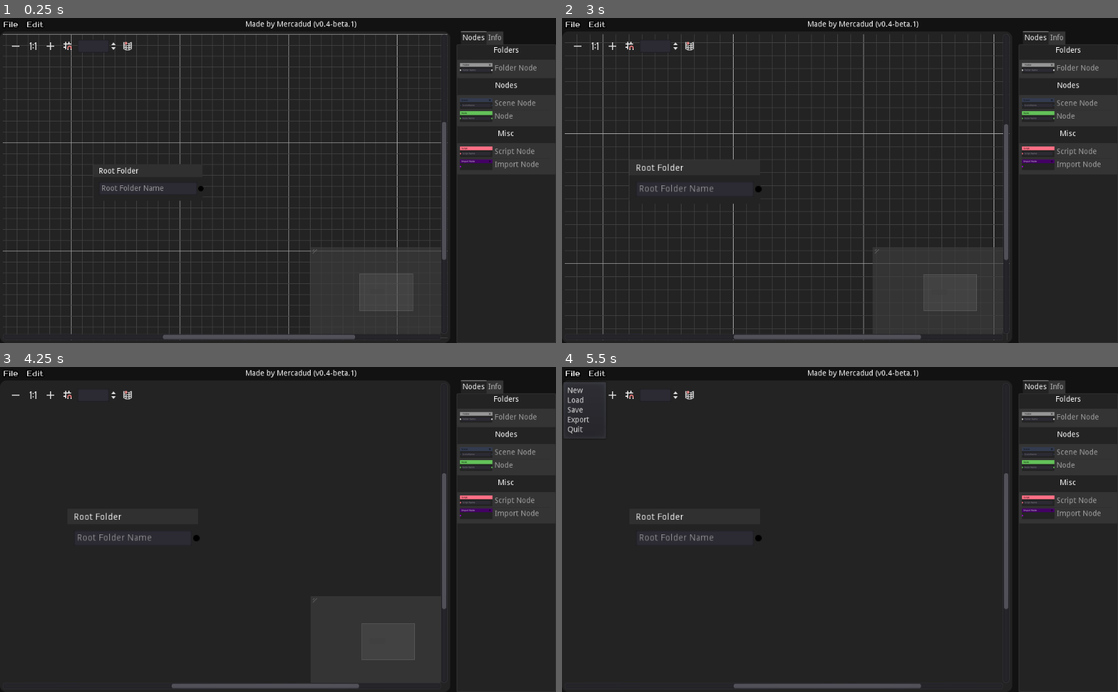
Above: before the commit, frames 1-4 (two rows, left to right).
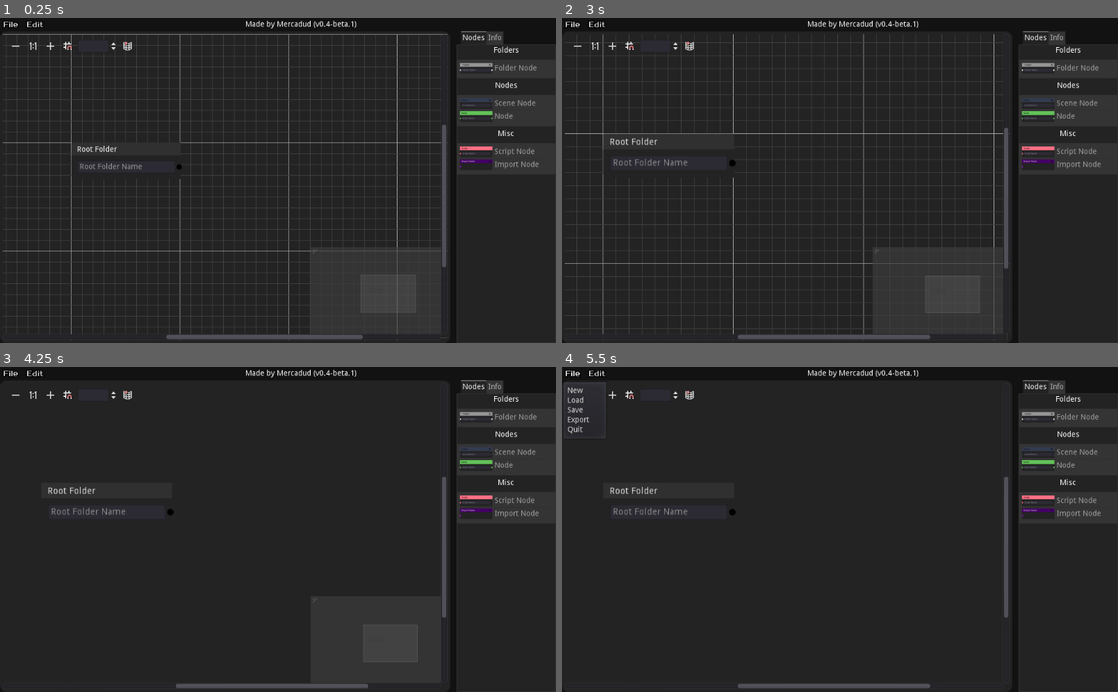
Above: after the commit, the same moments.

Repository: Mercadud/Godot-Project-Planner-Exporter
Game: Godot game, scene res://Scenes/Pages/Main Page.tscn
The game is run twice, just before and just after one commit, with the same random seed, the same clock (stepped at 60 frames per second) and the same inputs.
Inputs (mouse positions are in pixels of both pictures, inside the frame that each line leads up to):
- Up to frame 1 (0.25 s): no input
- Up to frame 2 (3 s): click "File" at 0.5 s; click "Edit" at 1.25 s; click (578, 47) at 2 s; click (612, 47) at 2.75 s
- Up to frame 3 (4.25 s): click (66, 396) at 3.5 s
- Up to frame 4 (5.5 s): click (689, 396) at 4.25 s; click "File" at 5 s

The runs differ from the first frame. In frame 1, 0.6% of the frame differs, in the area x 12-81%, y 32-99%; in frame 2, 0.7%, in the area x 7-81%, y 32-99%; in frame 3, 0.6%; in frame 4, 0.6%.

Commit message:
drag and drop capabilities

Diff:
--- a/Scenes/Pages/Main Page.tscn
+++ b/Scenes/Pages/Main Page.tscn
@@ -17,6 +17,8 @@
 [ext_resource path="res://Script/Tree/editor/Script.gd" type="Script" id=15]
 [ext_resource path="res://Script/Tree/editor/Node.gd" type="Script" id=16]
 [ext_resource path="res://Assets/Nodes/Import.png" type="Texture" id=17]
+[ext_resource path="res://Script/Tree/editor/itemLists/itemList.gd" type="Script" id=18]
+[ext_resource path="res://Scenes/nodesInherited/RootFolder.tscn" type="PackedScene" id=19]
 
 [sub_resource type="StyleBoxFlat" id=1]
 bg_color = Color( 0.0705882, 0.0705882, 0.0705882, 1 )
@@ -169,6 +171,13 @@
 scroll_offset = Vector2( -127, -200 )
 script = ExtResource( 6 )
 
+[node name="RootFolder" parent="Mount/MainWindow/Editor/Graph/GraphEdit" instance=ExtResource( 19 )]
+margin_left = 127.0
+margin_top = 200.0
+margin_right = 328.0
+margin_bottom = 267.0
+mouse_filter = 1
+
 [node name="Select" type="TabContainer" parent="Mount/MainWindow/Editor"]
 margin_left = 822.0
 margin_right = 1024.0
@@ -208,6 +217,7 @@
 items = [ "Folder Node", ExtResource( 5 ), false ]
 auto_height = true
 same_column_width = true
+script = ExtResource( 18 )
 
 [node name="Nodes" type="VSplitContainer" parent="Mount/MainWindow/Editor/Select/Nodes"]
 margin_top = 65.0
@@ -230,6 +240,7 @@
 custom_styles/bg = ExtResource( 9 )
 items = [ "Scene Node", ExtResource( 8 ), false, "Node", ExtResource( 11 ), false ]
 auto_height = true
+script = ExtResource( 18 )
 
 [node name="Misc" type="VSplitContainer" parent="Mount/MainWindow/Editor/Select/Nodes"]
 margin_top = 154.0
@@ -252,6 +263,7 @@
 custom_styles/bg = ExtResource( 9 )
 items = [ "Script Node", ExtResource( 10 ), false, "Import Node", ExtResource( 17 ), false ]
 auto_height = true
+script = ExtResource( 18 )
 
 [node name="Info" type="VBoxContainer" parent="Mount/MainWindow/Editor/Select"]
 visible = false
--- a/Script/Tree/editor/GraphEdit.gd
+++ b/Script/Tree/editor/GraphEdit.gd
@@ -6,7 +6,6 @@
 onready var data = $"/root/Saver"
 
 func _ready():
-	spawnNode("RootFolder")
 	updateConnectionList()
 
 func _physics_process(_delta):
@@ -25,6 +24,27 @@
 	add_child(inst)
 	inst.updateInfo()
 	nodeCount += 1
+
+func can_drop_data(_position, _data):
+	return true
+
+func drop_data(_position, data):
+	var node
+	if "Folder" in data:
+		node = load("res://Scenes/nodesInherited/Folder.tscn")
+	elif "Import" in data:
+		node = load("res://Scenes/nodesInherited/Import.tscn")
+	elif "Scene" in data:
+		node = load("res://Scenes/nodesInherited/Scene.tscn")
+	elif "Script" in data:
+		node = load("res://Scenes/nodesInherited/Script.tscn")
+	elif "Node" in data:
+		node = load("res://Scenes/nodesInherited/Node.tscn")
+	if node != null:
+		var inst = node.instance()
+		add_child(inst)
+		inst.offset = get_child(0).get_local_mouse_position()
+		nodeCount += 1
 
 func _on_GraphEdit_delete_nodes_request():
 	nodeCount -= 1
--- /dev/null
+++ b/Script/Tree/editor/itemLists/itemList.gd
@@ -0,0 +1,8 @@
+extends ItemList
+
+func get_drag_data(_pos):
+	var selected = get_selected_items()
+	var prev = TextureRect.new()
+	prev.texture = get_item_icon(selected[0])
+	set_drag_preview(prev)
+	return get_item_text(selected[0])
Not shown: 1 places in Scenes/Pages/Main Page.tscn that only renumber resources
